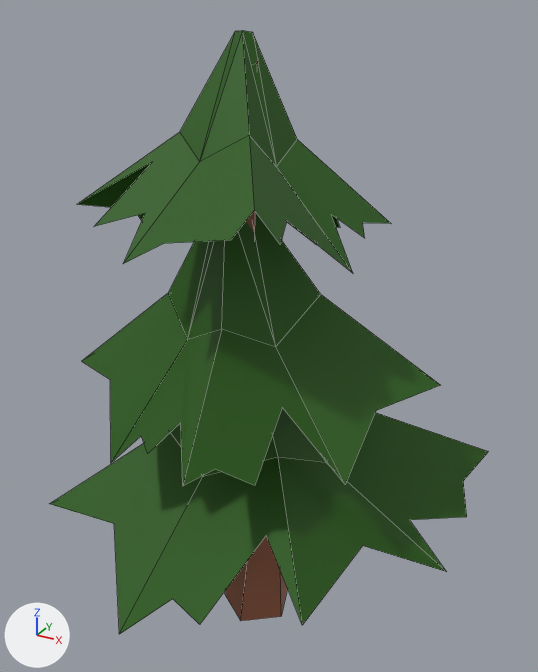
Two versions of the FBX model Assets/Models/Trees/tree_4.fbx, one commit apart.
Camera for both pictures: a 50 mm lens placed at (14.4, 3.57, 3.45), pointed at (12.41, 7.19, 1.64). The lights are fixed; the arrows at lower left show +X, +Y and +Z. Mesh edges are drawn as thin lines. Where no turn or scale is listed for an object, it has been applied to the vertices.

In view in the first picture: 'tree_4'.
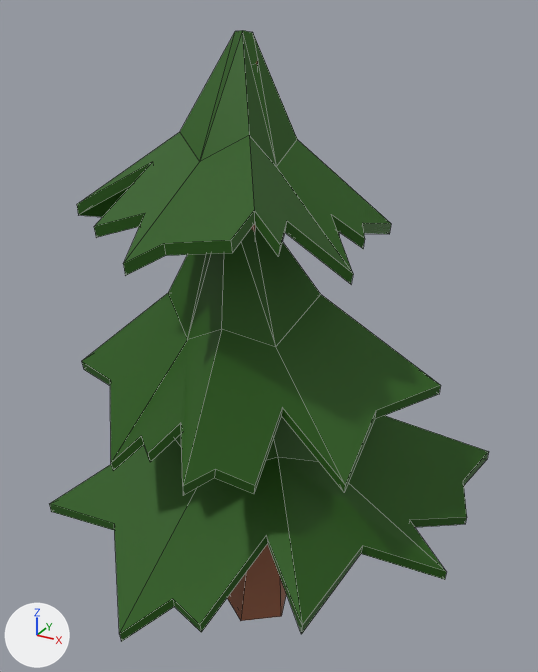
Commit message: fix trees

Pixel boxes (x1, y1, x2, y2) of what changed, in the pictures (538 x 672 px):
```json
{"object": "tree_4", "change": "reshaped", "before": [50, 30, 489, 634], "after": [49, 30, 489, 642]}
{"part": 1, "of": "me_cube_026", "change": "added", "after": [49, 162, 489, 642], "on screen": "green"}
```

Edits to the scene script, one JSON object a line:
```json
{"block": "me_cube_026", "where": "# used by ob_tree_4; location = (12.403, 7.053, -0.031)"}
{"op": "remove", "block": "me_cube_026", "code": "me_cube_026.from_pydata(...)  # 132 vertices, 80 faces; spans x -1.26..1.26, y -1.11..1.27, z -0.28..3.38"}
{"op": "add", "block": "me_cube_026", "code": "me_cube_026.from_pydata(...)  # 264 vertices, 235 faces; spans x -1.26..1.26, y -1.11..1.27, z -0.28..3.38"}
{"block": "me_cube_026", "change": "me_cube_026 part 1"}
{"block": "me_cube_026", "change": "49 vertices are added at x -0.81..0.5, y -0.9..1.14, z 0.42..3.32"}
{"block": "me_cube_026", "change": "11 new vertices lie (-0.01, 0.0, -0.06) away from vertices in x 0.41..1.26, y -0.98..0.89, z 0.5..2.53"}
{"block": "me_cube_026", "change": "11 new vertices lie (0.0, 0.0, -0.06) away from vertices in x -1.09..1.25, y -0.8..1.05, z 0.61..2.56"}
{"block": "me_cube_026", "change": "9 new vertices lie (0.0, 0.01, -0.06) away from vertices in x -0.43..0.81, y -1.11..-0.14, z 0.26..2.75"}
{"block": "me_cube_026", "change": "6 new vertices lie (0.01, 0.0, -0.06) away from vertices in x -1.17..-0.59, y -0.64..0.64, z 0.34..2.51"}
{"block": "me_cube_026", "change": "6 new vertices lie (0.01, 0.0, -0.05) away from vertices in x -0.83..-0.41, y 0.04..0.82, z 0.42..2.57"}
{"block": "me_cube_026", "change": "5 new vertices lie (0.0, -0.01, -0.05) away from vertices in x -0.34..0.88, y 0.44..1.06, z 0.58..2.41"}
{"block": "me_cube_026", "change": "5 new vertices lie (0.0, -0.01, -0.06) away from vertices in x -0.53..1.01, y 0.29..1.27, z 0.29..2.53"}
{"block": "me_cube_026", "change": "5 new vertices lie (0.01, 0.01, -0.06) away from vertices in x -1.26..0.02, y -0.98..-0.6, z 0.46..2.38"}
{"block": "me_cube_026", "change": "5 new vertices lie (0.01, -0.01, -0.06) away from vertices in x -1.08..0.5, y -0.16..0.91, z 0.21..2.33"}
{"block": "me_cube_026", "change": "138 new faces join them, mat_material_002 (dark green #275c0f)"}
```
